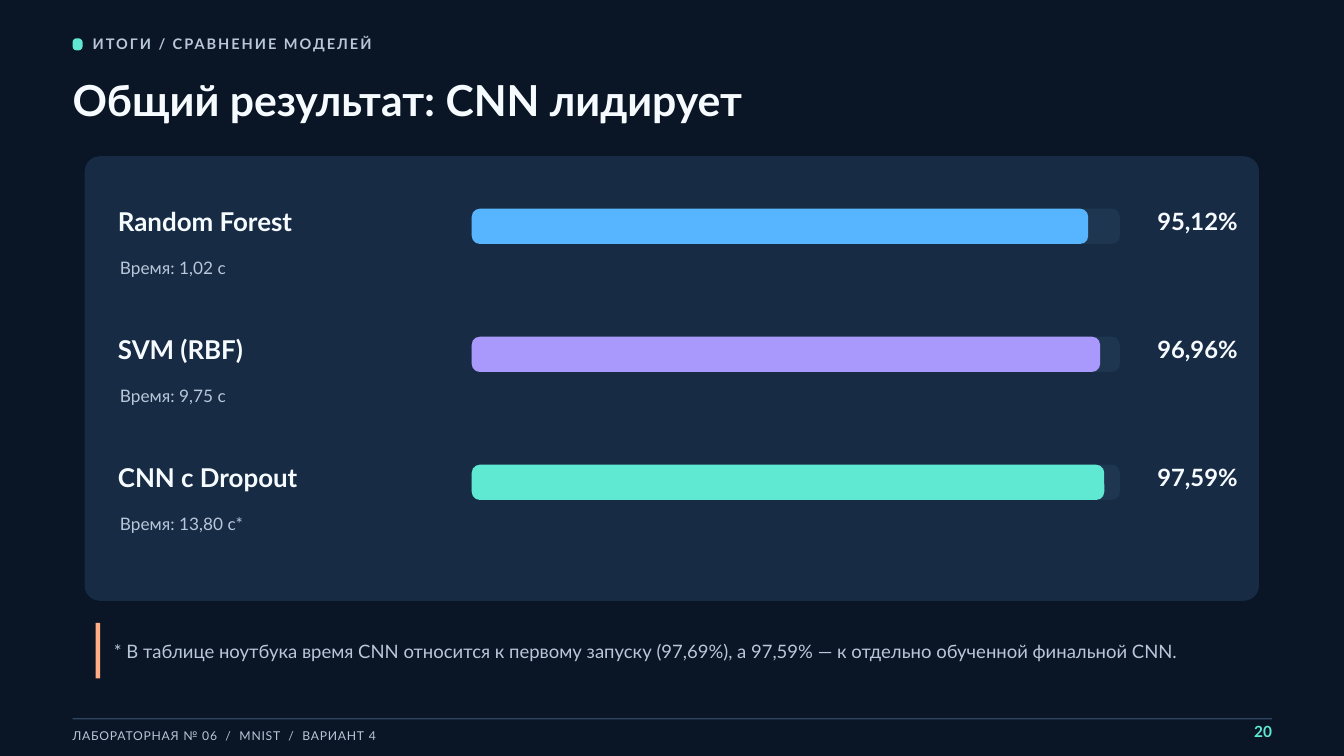
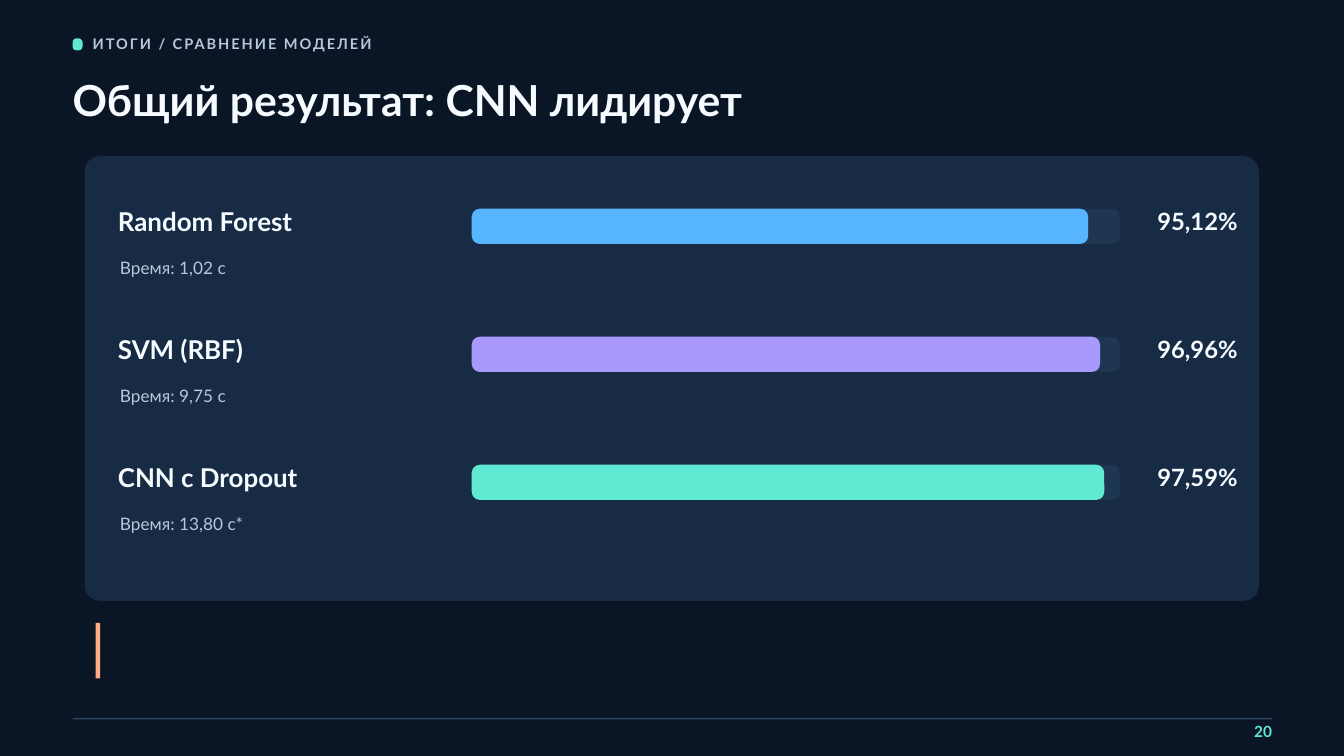
Before and after one commit to Travkova/CV_labs, a slide deck: slide 20 of Классификация изображений/Лебедкин Травкова 6ЛР.pptx. Drawn at 1344x756 pixels with LibreOffice and Linux fonts; fonts in the diff are those of the drawing. Boxes give left, top, right and bottom in pixels: in the first picture for what was removed or moved away, otherwise in the second. Text is boxed around its words. In the diff, an @@ line names an element or a change of style, - is before the commit and + after.

```diff
--- a/Классификация изображений/Лебедкин Травкова 6ЛР.pptx
+++ b/Классификация изображений/Лебедкин Травкова 6ЛР.pptx
@@ text removed at box(126, 644, 1177, 661) @@
-* В таблице ноутбука время CNN относится к первому запуску (97,69%), а 97,59% — к отдельно обученной финальной CNN.
@@ text removed at box(73, 731, 376, 740) @@
-ЛАБОРАТОРНАЯ № 06 / MNIST / ВАРИАНТ 4
```
Also in this commit, not shown: 18 other slides changed.
